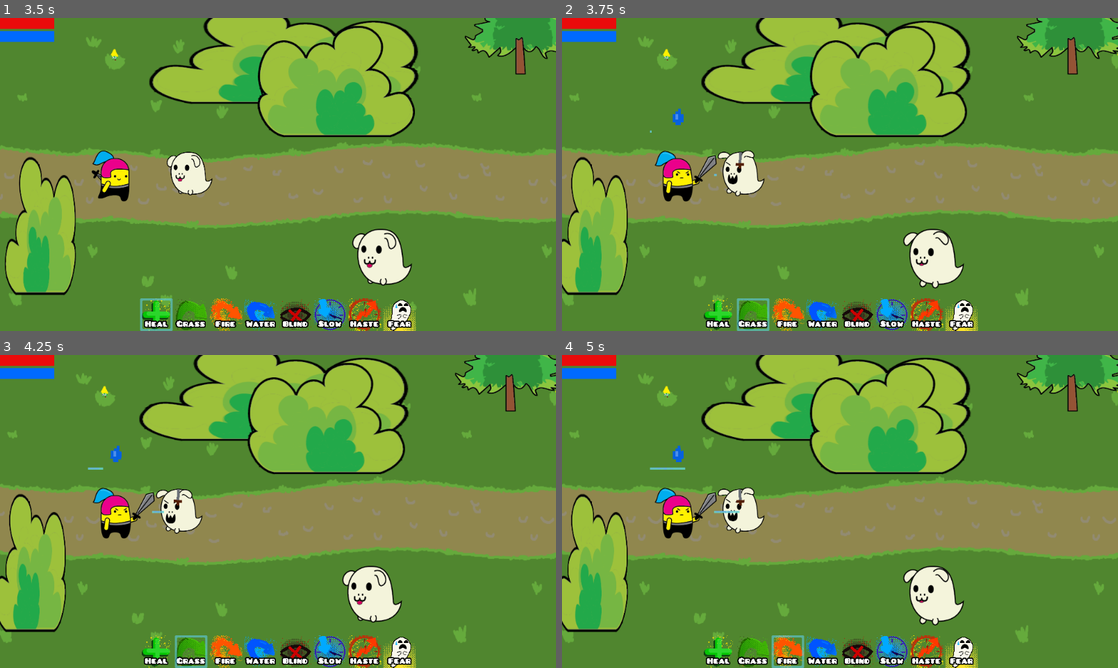
Above: before the commit, frames 1-4 (two rows, left to right).
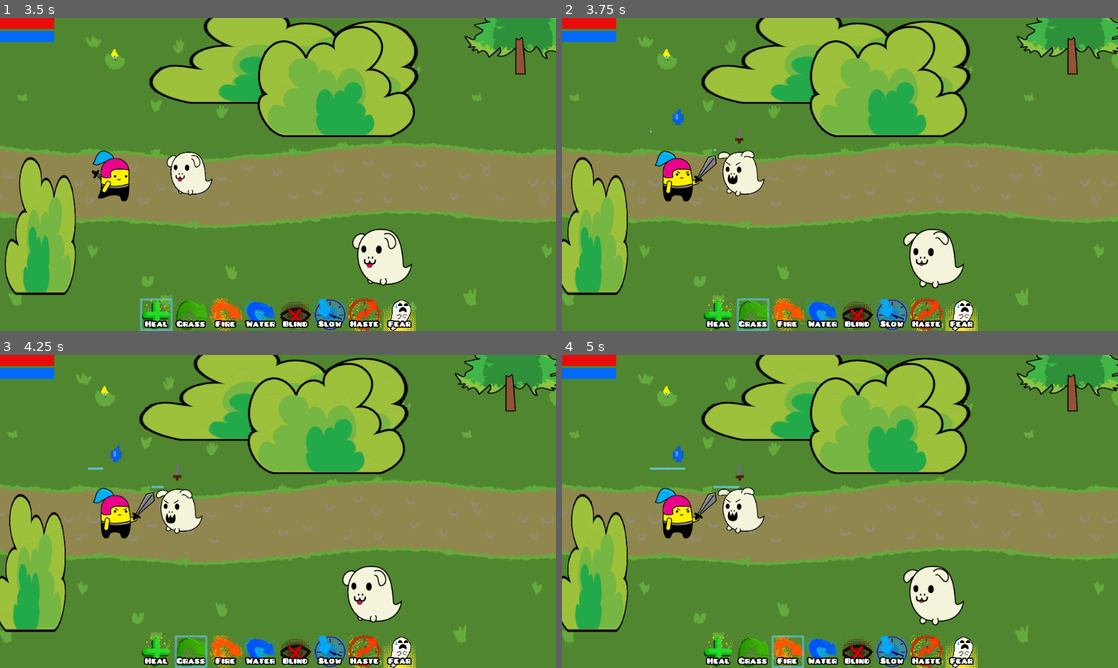
Above: after the commit, the same moments.

Repository: danreeves/godot-wild-jam-33
Game: Godot game, scene res://Levels/Level3.tscn
The game is run twice, just before and just after one commit, with the same random seed, the same clock (stepped at 60 frames per second) and the same inputs. This scene is started directly instead of the project's main scene.
Inputs (mouse positions are in pixels of both pictures, inside the frame that each line leads up to):
- Up to frame 1 (3.5 s): move the mouse to (350, 174) at 0.52 s; click (350, 174) at 0.67 s; move the mouse to (505, 259) at 1.27 s; click (505, 259) at 1.42 s; move the mouse to (116, 174) at 2.02 s; click (116, 174) at 2.17 s; move the mouse to (155, 315) at 2.77 s; click (155, 315) at 2.92 s
- Up to frame 2 (3.75 s): move the mouse to (751, 315) at 3.52 s; click (751, 315) at 3.67 s
- Up to frame 3 (4.25 s): no input
- Up to frame 4 (5 s): move the mouse to (789, 652) at 4.27 s; click (789, 652) at 4.42 s

Frame 1 is identical in both runs. In frame 2, less than 0.1% of the frame differs, in the area x 27-33%, y 34-51%; in frame 3, 0.1%; in frame 4, 0.2%.

Commit message:
fixed attack queues and added a song

Diff:
--- a/Levels/Level1.tscn
+++ b/Levels/Level1.tscn
@@ -95,6 +95,7 @@
 position = Vector2( 0.749268, 1.49829 )
 
 [node name="AttackQueue" parent="YSort/Enemy" instance=ExtResource( 16 )]
+position = Vector2( 0, -44.0973 )
 
 [node name="BasicAttack" parent="YSort/Enemy/AttackQueue" instance=ExtResource( 15 )]
 base_damage = 20
@@ -105,6 +106,7 @@
 [node name="AnimatedSprite" parent="YSort/Enemy2" instance=ExtResource( 3 )]
 
 [node name="AttackQueue" parent="YSort/Enemy2" instance=ExtResource( 16 )]
+position = Vector2( 0, -45.3571 )
 
 [node name="BasicAttack" parent="YSort/Enemy2/AttackQueue" instance=ExtResource( 15 )]
 base_damage = 25
@@ -115,6 +117,7 @@
 [node name="AnimatedSprite" parent="YSort/Enemy3" instance=ExtResource( 3 )]
 
 [node name="AttackQueue" parent="YSort/Enemy3" instance=ExtResource( 16 )]
+position = Vector2( -1.49829, -43.4509 )
 
 [node name="BasicAttack" parent="YSort/Enemy3/AttackQueue" instance=ExtResource( 15 )]
 base_damage = 30
@@ -125,6 +128,7 @@
 [node name="AnimatedSprite" parent="YSort/Enemy4" instance=ExtResource( 3 )]
 
 [node name="AttackQueue" parent="YSort/Enemy4" instance=ExtResource( 16 )]
+position = Vector2( -1.49854, -44.9492 )
 
 [node name="BasicAttack" parent="YSort/Enemy4/AttackQueue" instance=ExtResource( 15 )]
 base_damage = 35
--- a/Levels/Level2.tscn
+++ b/Levels/Level2.tscn
@@ -46,7 +46,7 @@
 [node name="AnimatedSprite" parent="YSort/Enemy2" instance=ExtResource( 9 )]
 
 [node name="AttackQueue" parent="YSort/Enemy2" instance=ExtResource( 12 )]
-position = Vector2( 3.18019, -47.3581 )
+position = Vector2( 1.06123, -56.8933 )
 wait_time = 2.1
 
 [node name="BasicAttack" parent="YSort/Enemy2/AttackQueue" instance=ExtResource( 11 )]
--- a/Levels/Level3.tscn
+++ b/Levels/Level3.tscn
@@ -39,11 +39,12 @@
 }
 
 [node name="Enemy2" parent="YSort" instance=ExtResource( 5 )]
-position = Vector2( 1128.9, 126.621 )
+position = Vector2( 1117.25, 119.205 )
 
 [node name="AnimatedSprite" parent="YSort/Enemy2" instance=ExtResource( 9 )]
 
 [node name="AttackQueue" parent="YSort/Enemy2" instance=ExtResource( 15 )]
+position = Vector2( -1.05951, -54.0326 )
 
 [node name="BasicAttack" parent="YSort/Enemy2/AttackQueue" instance=ExtResource( 14 )]
 base_damage = 20
@@ -53,6 +54,7 @@
 [node name="AnimatedSprite" parent="YSort/Enemy" instance=ExtResource( 3 )]
 
 [node name="AttackQueue" parent="YSort/Enemy" instance=ExtResource( 15 )]
+position = Vector2( -1.05945, -45.5569 )
 
 [node name="BasicAttack" parent="YSort/Enemy/AttackQueue" instance=ExtResource( 14 )]
 base_damage = 30
@@ -63,6 +65,7 @@
 [node name="AnimatedSprite" parent="YSort/Enemy3" instance=ExtResource( 3 )]
 
 [node name="AttackQueue" parent="YSort/Enemy3" instance=ExtResource( 15 )]
+position = Vector2( -2.11896, -44.4974 )
 
 [node name="BasicAttack" parent="YSort/Enemy3/AttackQueue" instance=ExtResource( 14 )]
 base_damage = 35
@@ -73,8 +76,10 @@
 [node name="AnimatedSprite" parent="YSort/Enemy4" instance=ExtResource( 3 )]
 
 [node name="AttackQueue" parent="YSort/Enemy4" instance=ExtResource( 15 )]
+position = Vector2( -3.17841, -42.3785 )
 
 [node name="BasicAttack" parent="YSort/Enemy4/AttackQueue" instance=ExtResource( 14 )]
+base_damage = 30
 
 [node name="Campfire" parent="YSort" instance=ExtResource( 7 )]
 position = Vector2( 1441.53, -121.004 )
--- a/Levels/Level4.tscn
+++ b/Levels/Level4.tscn
@@ -47,6 +47,7 @@
 [node name="AnimatedSprite" parent="YSort/Enemy2" instance=ExtResource( 9 )]
 
 [node name="AttackQueue" parent="YSort/Enemy2" instance=ExtResource( 18 )]
+position = Vector2( 2.82837, -52.3259 )
 
 [node name="BasicAttack" parent="YSort/Enemy2/AttackQueue" instance=ExtResource( 17 )]
 
@@ -56,6 +57,7 @@
 [node name="AnimatedSprite" parent="YSort/Enemy3" instance=ExtResource( 9 )]
 
 [node name="AttackQueue" parent="YSort/Enemy3" instance=ExtResource( 18 )]
+position = Vector2( 2.46082, -54.3757 )
 
 [node name="BasicAttack" parent="YSort/Enemy3/AttackQueue" instance=ExtResource( 17 )]
 base_damage = 20
@@ -66,6 +68,7 @@
 [node name="AnimatedSprite" parent="YSort/Enemy" instance=ExtResource( 3 )]
 
 [node name="AttackQueue" parent="YSort/Enemy" instance=ExtResource( 18 )]
+position = Vector2( -2.82837, -42.4264 )
 
 [node name="BasicAttack" parent="YSort/Enemy/AttackQueue" instance=ExtResource( 17 )]
 base_damage = 30
@@ -76,6 +79,7 @@
 [node name="AnimatedSprite" parent="YSort/Enemy4" instance=ExtResource( 3 )]
 
 [node name="AttackQueue" parent="YSort/Enemy4" instance=ExtResource( 18 )]
+position = Vector2( -2.82849, -49.4975 )
 
 [node name="BasicAttack" parent="YSort/Enemy4/AttackQueue" instance=ExtResource( 17 )]
 base_damage = 30
--- a/Levels/Level5.tscn
+++ b/Levels/Level5.tscn
@@ -37,11 +37,12 @@
 }
 
 [node name="Enemy2" parent="YSort" instance=ExtResource( 5 )]
-position = Vector2( 177.898, -2.19452 )
+position = Vector2( 176.898, -8.19452 )
 
 [node name="AnimatedSprite" parent="YSort/Enemy2" instance=ExtResource( 9 )]
 
 [node name="AttackQueue" parent="YSort/Enemy2" instance=ExtResource( 13 )]
+position = Vector2( 2.66968, -56.0542 )
 
 [node name="BasicAttack" parent="YSort/Enemy2/AttackQueue" instance=ExtResource( 12 )]
 base_damage = 20
@@ -52,6 +53,7 @@
 [node name="AnimatedSprite" parent="YSort/Enemy5" instance=ExtResource( 9 )]
 
 [node name="AttackQueue" parent="YSort/Enemy5" instance=ExtResource( 13 )]
+position = Vector2( 1.77563, -58.3011 )
 
 [node name="BasicAttack" parent="YSort/Enemy5/AttackQueue" instance=ExtResource( 12 )]
 base_damage = 20
@@ -62,6 +64,7 @@
 [node name="AnimatedSprite" parent="YSort/Enemy6" instance=ExtResource( 9 )]
 
 [node name="AttackQueue" parent="YSort/Enemy6" instance=ExtResource( 13 )]
+position = Vector2( 2.66943, -54.7375 )
 
 [node name="BasicAttack" parent="YSort/Enemy6/AttackQueue" instance=ExtResource( 12 )]
 base_damage = 30
@@ -72,25 +75,28 @@
 [node name="AnimatedSprite" parent="YSort/Enemy7" instance=ExtResource( 9 )]
 
 [node name="AttackQueue" parent="YSort/Enemy7" instance=ExtResource( 13 )]
+position = Vector2( 2.22266, -58.748 )
 
 [node name="BasicAttack" parent="YSort/Enemy7/AttackQueue" instance=ExtResource( 12 )]
 
 [node name="Enemy3" parent="YSort" instance=ExtResource( 5 )]
-position = Vector2( 769.202, -173.498 )
+position = Vector2( 790.109, -149.027 )
 
 [node name="AnimatedSprite" parent="YSort/Enemy3" instance=ExtResource( 9 )]
 
 [node name="AttackQueue" parent="YSort/Enemy3" instance=ExtResource( 13 )]
+position = Vector2( 4.89233, -55.6344 )
 
 [node name="BasicAttack" parent="YSort/Enemy3/AttackQueue" instance=ExtResource( 12 )]
 base_damage = 30
 
 [node name="Enemy4" parent="YSort" instance=ExtResource( 5 )]
-position = Vector2( 964.019, 147.691 )
+position = Vector2( 993.826, 127.225 )
 
 [node name="AnimatedSprite" parent="YSort/Enemy4" instance=ExtResource( 9 )]
 
 [node name="AttackQueue" parent="YSort/Enemy4" instance=ExtResource( 13 )]
+position = Vector2( 3.11365, -56.9662 )
 
 [node name="BasicAttack" parent="YSort/Enemy4/AttackQueue" instance=ExtResource( 12 )]
 base_damage = 30
--- a/Levels/Level6.tscn
+++ b/Levels/Level6.tscn
@@ -48,6 +48,7 @@
 [node name="AnimatedSprite" parent="YSort/Enemy2" instance=ExtResource( 9 )]
 
 [node name="AttackQueue" parent="YSort/Enemy2" instance=ExtResource( 18 )]
+position = Vector2( 2.52655, -56.1079 )
 
 [node name="BasicAttack" parent="YSort/Enemy2/AttackQueue" instance=ExtResource( 17 )]
 
@@ -57,6 +58,7 @@
 [node name="AnimatedSprite" parent="YSort/Enemy3" instance=ExtResource( 9 )]
 
 [node name="AttackQueue" parent="YSort/Enemy3" instance=ExtResource( 18 )]
+position = Vector2( 3.17493, -57.5335 )
 
 [node name="BasicAttack" parent="YSort/Enemy3/AttackQueue" instance=ExtResource( 17 )]
 base_damage = 20
@@ -67,6 +69,7 @@
 [node name="AnimatedSprite" parent="YSort/Enemy5" instance=ExtResource( 9 )]
 
 [node name="AttackQueue" parent="YSort/Enemy5" instance=ExtResource( 18 )]
+position = Vector2( -0.00524902, -56.1384 )
 
 [node name="BasicAttack" parent="YSort/Enemy5/AttackQueue" instance=ExtResource( 17 )]
 base_damage = 20
@@ -77,6 +80,7 @@
 [node name="AnimatedSprite" parent="YSort/Enemy4" instance=ExtResource( 9 )]
 
 [node name="AttackQueue" parent="YSort/Enemy4" instance=ExtResource( 18 )]
+position = Vector2( 1.49316, -56.8849 )
 
 [node name="BasicAttack" parent="YSort/Enemy4/AttackQueue" instance=ExtResource( 17 )]
 base_damage = 35
@@ -87,6 +91,7 @@
 [node name="AnimatedSprite" parent="YSort/Enemy" instance=ExtResource( 3 )]
 
 [node name="AttackQueue" parent="YSort/Enemy" instance=ExtResource( 18 )]
+position = Vector2( 1.12256, -42.6536 )
 
 [node name="BasicAttack" parent="YSort/Enemy/AttackQueue" instance=ExtResource( 17 )]
 
@@ -96,6 +101,7 @@
 [node name="AnimatedSprite" parent="YSort/Enemy6" instance=ExtResource( 3 )]
 
 [node name="AttackQueue" parent="YSort/Enemy6" instance=ExtResource( 18 )]
+position = Vector2( -2.24487, -43.776 )
 
 [node name="BasicAttack" parent="YSort/Enemy6/AttackQueue" instance=ExtResource( 17 )]
 
--- a/Levels/Level7.tscn
+++ b/Levels/Level7.tscn
@@ -42,6 +42,7 @@
 [node name="AnimatedSprite" parent="YSort/Enemy" instance=ExtResource( 3 )]
 
 [node name="AttackQueue" parent="YSort/Enemy" instance=ExtResource( 12 )]
+position = Vector2( -2.52258, -47.8116 )
 
 [node name="BasicAttack" parent="YSort/Enemy/AttackQueue" instance=ExtResource( 13 )]
 base_damage = 30
@@ -52,6 +53,7 @@
 [node name="AnimatedSprite" parent="YSort/Enemy4" instance=ExtResource( 3 )]
 
 [node name="AttackQueue" parent="YSort/Enemy4" instance=ExtResource( 12 )]
+position = Vector2( 0, -45.4084 )
 
 [node name="BasicAttack" parent="YSort/Enemy4/AttackQueue" instance=ExtResource( 13 )]
 base_damage = 35
@@ -62,6 +64,7 @@
 [node name="AnimatedSprite" parent="YSort/Enemy5" instance=ExtResource( 3 )]
 
 [node name="AttackQueue" parent="YSort/Enemy5" instance=ExtResource( 12 )]
+position = Vector2( -2.52258, -44.5675 )
 
 [node name="BasicAttack" parent="YSort/Enemy5/AttackQueue" instance=ExtResource( 13 )]
 base_damage = 25
@@ -72,6 +75,7 @@
 [node name="AnimatedSprite" parent="YSort/Enemy6" instance=ExtResource( 3 )]
 
 [node name="AttackQueue" parent="YSort/Enemy6" instance=ExtResource( 12 )]
+position = Vector2( -2.52271, -42.8857 )
 
 [node name="BasicAttack" parent="YSort/Enemy6/AttackQueue" instance=ExtResource( 13 )]
 base_damage = 25
@@ -82,6 +86,7 @@
 [node name="AnimatedSprite" parent="YSort/Enemy7" instance=ExtResource( 3 )]
 
 [node name="AttackQueue" parent="YSort/Enemy7" instance=ExtResource( 12 )]
+position = Vector2( -2.52246, -46.2493 )
 
 [node name="BasicAttack" parent="YSort/Enemy7/AttackQueue" instance=ExtResource( 13 )]
 base_damage = 35
@@ -92,6 +97,7 @@
 [node name="AnimatedSprite" parent="YSort/Enemy3" instance=ExtResource( 3 )]
 
 [node name="AttackQueue" parent="YSort/Enemy3" instance=ExtResource( 12 )]
+position = Vector2( -1.68176, -46.2493 )
 
 [node name="BasicAttack" parent="YSort/Enemy3/AttackQueue" instance=ExtResource( 13 )]
 base_damage = 25
Not shown, added: music/Blacksmith+-+320bit.mp3.import
Not shown, added: music/Blacksmith+-+320bit.mp3
